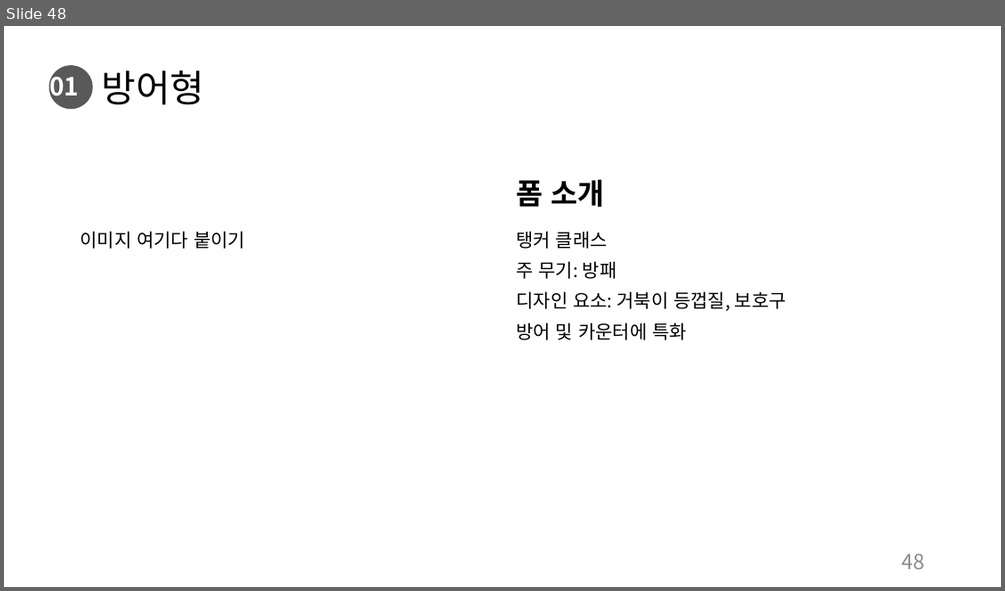
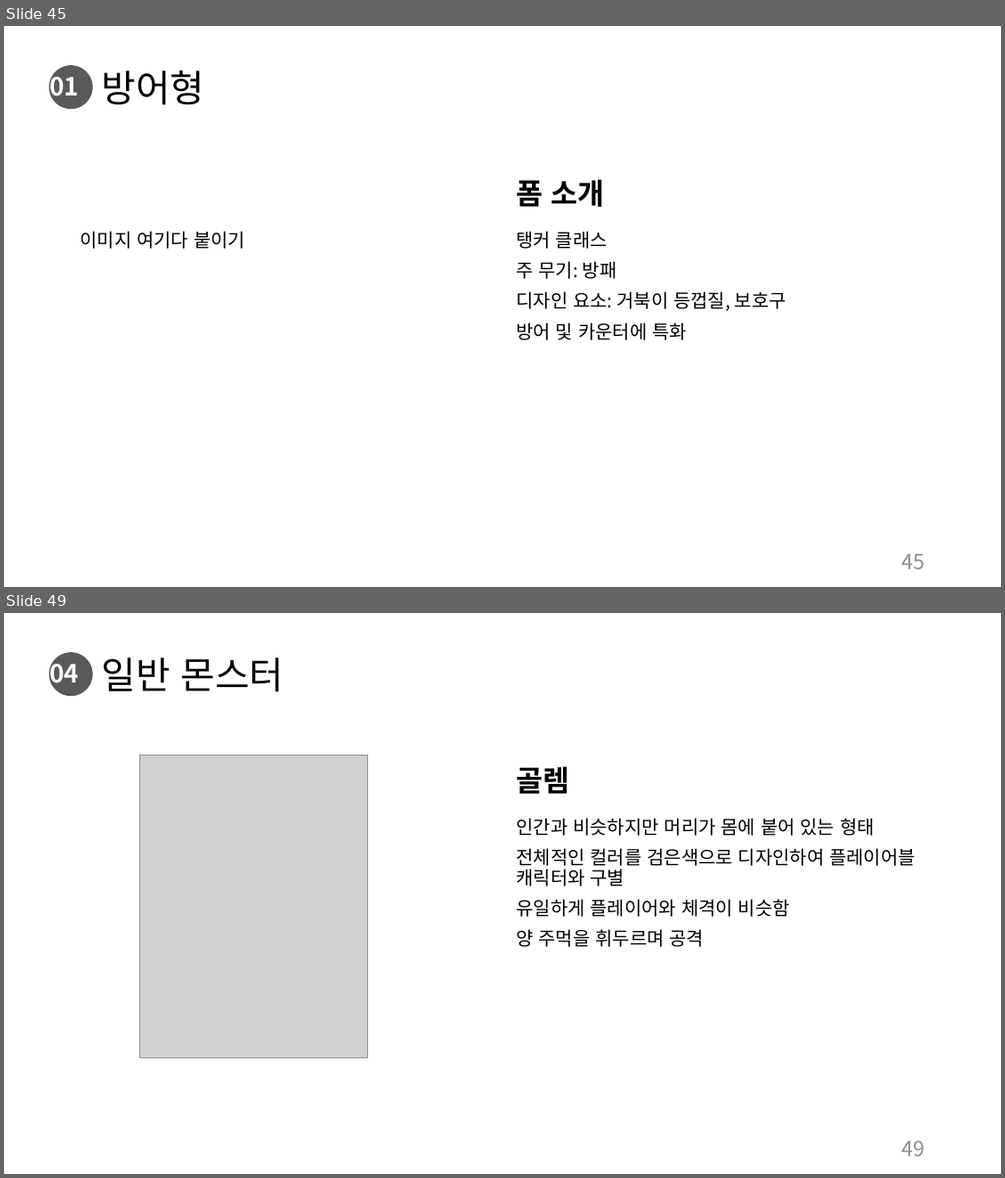
Before and after one commit to charobe/HDB, a slide deck: 조영욱/하자 드 바이오.pptx. Shown one above the other, each under a label of ours: slide 48 before the commit, slides 45 and 49 after it; the slides between them are not shown. The pictures are 1005x591 and 1005x1178 pixels, drawn with LibreOffice and Linux fonts; fonts in the diff are those of the drawing; grey boxes stand for pictures. Boxes give left, top, right and bottom in pixels: in the first picture for what was removed or moved away, otherwise in the second. Text is boxed around its words. In the diff, an @@ line names an element or a change of style, - is before the commit and + after.

```diff
--- a/조영욱/하자 드 바이오.pptx
+++ b/조영욱/하자 드 바이오.pptx
@@ slide 49 added at [4, 613, 1001, 1174], background #FFFFFF; not listed: 1 template element that a slide beside it also shows @@
@@ text added at [49, 657, 79, 690], 24 pt, text #FFFFFF, bold @@
+04
@@ title added at [102, 657, 284, 692], 36 pt, text #000000 @@
+일반 몬스터
@@ picture added at [140, 755, 367, 1058] @@
@@ text added at [516, 766, 569, 794], 28 pt, text #000000, bold @@
+골렘
@@ text added at [516, 818, 915, 947], 18 pt, text #000000 @@
+인간과 비슷하지만 머리가 몸에 붙어 있는 형태
+전체적인 컬러를 검은색으로 디자인하여 플레이어블 캐릭터와 구별
+유일하게 플레이어와 체격이 비슷함
+양 주먹을 휘두르며 공격
@@ page number added at [902, 1140, 925, 1156], 20 pt, text #8C8C8C @@
+49
@@ what was slide 48 is now slide 45 @@
@@ page number at [902, 554, 925, 569]: text changed @@
-48
+45
```
Also in this commit, not shown: 4 slides changed, 6 other slides added.
